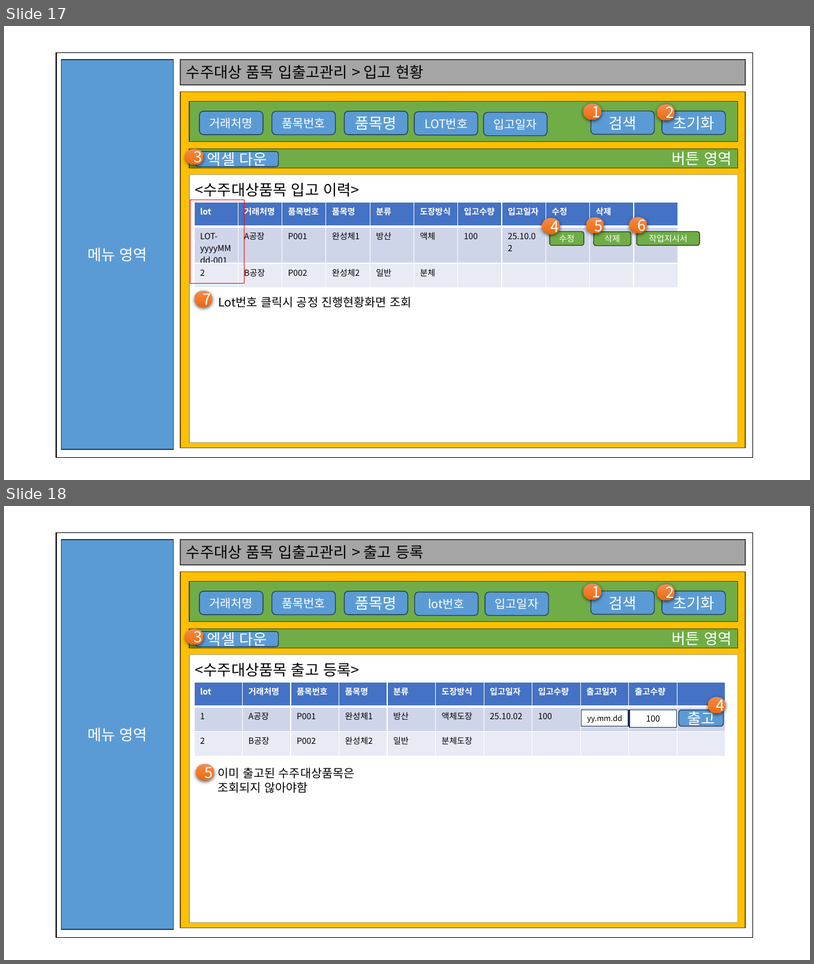
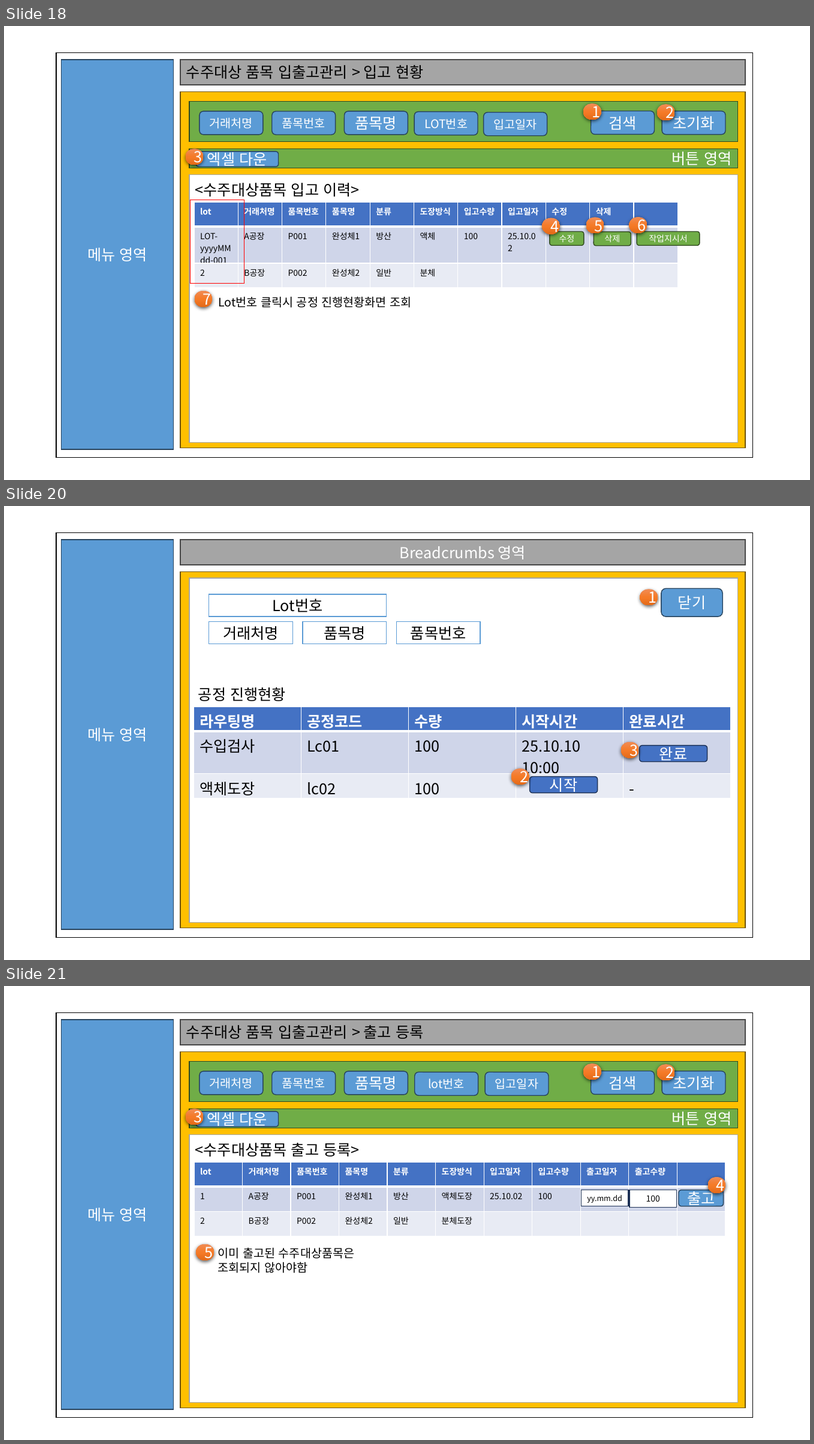
Before and after one commit to pky6147/ThreeCode, a slide deck: 문서/김성민/화면설계(진행현황, 작업지시,출하증 제외).pptx. Shown one above the other, each under a label of ours: slides 17 and 18 before the commit, slides 18, 20 and 21 after it; the slides between them are not shown. The pictures are 814x964 and 814x1444 pixels, drawn with LibreOffice and Linux fonts; fonts in the diff are those of the drawing. Boxes give left, top, right and bottom in pixels: in the first picture for what was removed or moved away, otherwise in the second. Text is boxed around its words. In the diff, an @@ line names an element or a change of style, - is before the commit and + after.

```diff
--- a/문서/김성민/화면설계(진행현황, 작업지시,출하증 제외).pptx
+++ b/문서/김성민/화면설계(진행현황, 작업지시,출하증 제외).pptx
@@ slide 20 added at bbox=[4, 506, 810, 960], background #FFFFFF @@
@@ rectangle added at bbox=[56, 532, 753, 937], fill #FFFFFF, outline #000000 1 pt @@
@@ rectangle added at bbox=[62, 540, 174, 930], fill #5B9BD5, outline #28445D 1 pt, 18 pt, text #FFFFFF @@
+메뉴 영역
@@ rectangle added at bbox=[180, 540, 746, 565], fill #A5A5A5, outline #484848 1 pt, 18 pt, text #FFFFFF @@
+Breadcrumbs 영역
@@ rectangle added at bbox=[180, 572, 746, 928], fill #FFC000, outline #705400 1 pt, 18 pt, text #FFFFFF @@
+Content영역
@@ rectangle added at bbox=[189, 578, 738, 922], fill #FFFFFF, outline #A5A5A5 1 pt @@
@@ rectangle added at bbox=[209, 594, 387, 617], fill #FFFFFF, outline #5B9BD5 1 pt, 18 pt, text #000000 @@
+Lot번호
@@ ellipse added at bbox=[641, 589, 659, 605], fill gradient #F18C57 to #F67B28 to #E56C19, 18 pt, text #FFFFFF @@
+1
@@ rounded rectangle added at bbox=[662, 588, 723, 617], fill #5B9BD5, outline #28445D 1 pt, 18 pt, text #FFFFFF @@
+닫기
@@ rectangle added at bbox=[209, 622, 293, 644], fill #FFFFFF, outline #5B9BD5 1 pt, 18 pt, text #000000 @@
+거래처명
@@ rectangle added at bbox=[303, 622, 387, 644], fill #FFFFFF, outline #5B9BD5 1 pt, 18 pt, text #000000 @@
+품목명
@@ rectangle added at bbox=[396, 622, 481, 644], fill #FFFFFF, outline #5B9BD5 1 pt, 18 pt, text #000000 @@
+품목번호
@@ text added at bbox=[198, 687, 286, 701], 18 pt, text #000000 @@
+공정 진행현황
@@ table added at bbox=[194, 707, 732, 798], 3 rows, 5 columns @@
+라우팅명 | 공정코드 | 수량 | 시작시간 | 완료시간
+수입검사 | Lc01 | 100 | 25.10.10 10:00 | 
+액체도장 | lc02 | 100 |  | -
@@ ellipse added at bbox=[621, 742, 640, 758], fill gradient #F18C57 to #F67B28 to #E56C19, 18 pt, text #FFFFFF @@
+3
@@ rounded rectangle added at bbox=[640, 745, 708, 761], fill #4472C4, outline #1E3256 1 pt, 18 pt, text #FFFFFF @@
+완료
@@ ellipse added at bbox=[512, 769, 530, 785], fill gradient #F18C57 to #F67B28 to #E56C19, 18 pt, text #FFFFFF @@
+2
@@ rounded rectangle added at bbox=[530, 777, 598, 793], fill #4472C4, outline #1E3256 1 pt, 18 pt, text #FFFFFF @@
+시작
@@ what was slide 17 is now slide 18 @@
@@ what was slide 18 is now slide 21 @@
```
Also in this commit, not shown: 9 slides changed, 1 other slide added, 3 other files.
